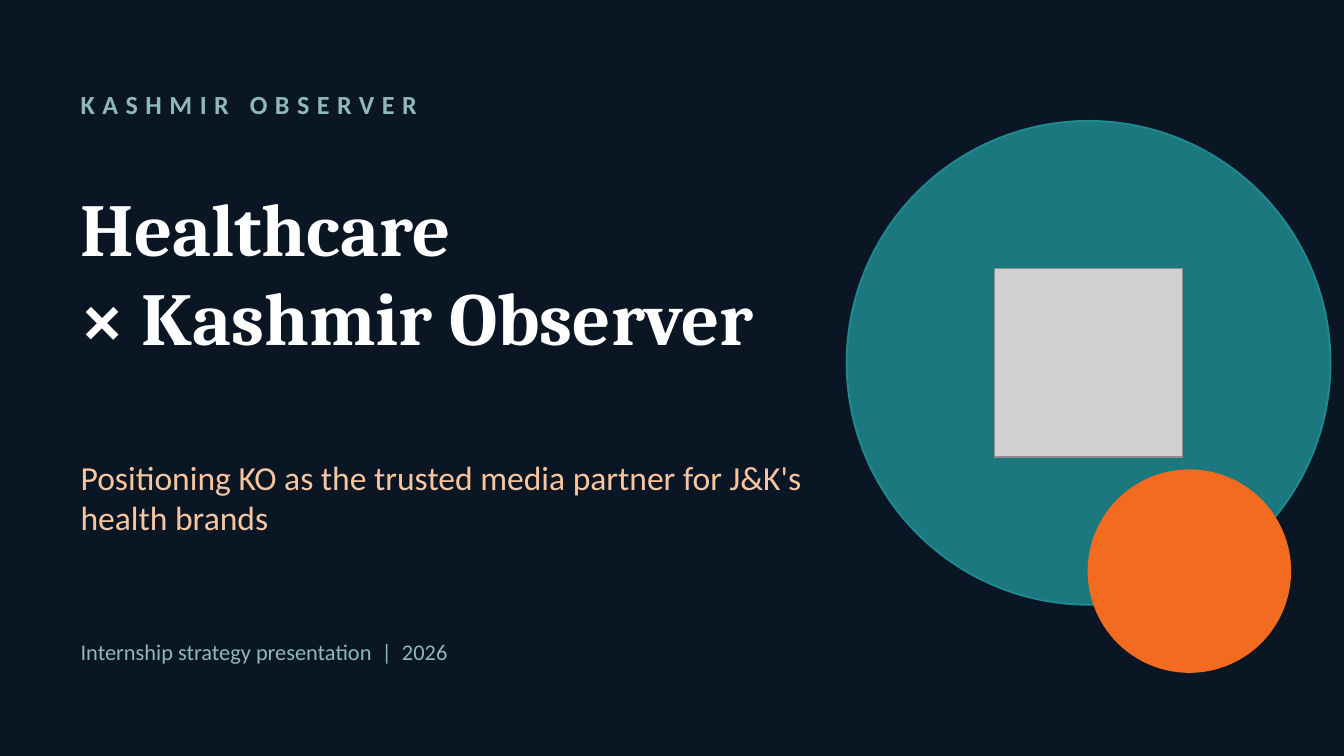
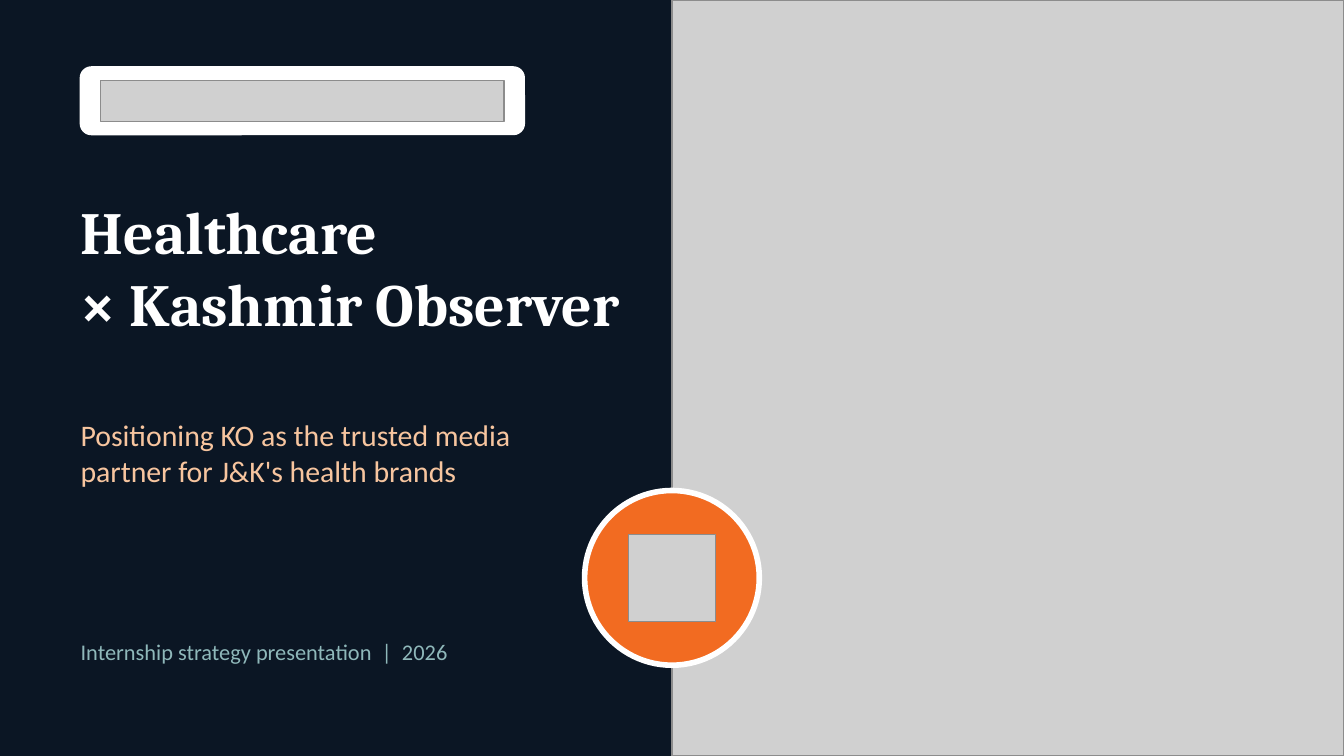
Before and after one commit to AspirantinfoBusiness/j, a slide deck: slide 1 of KO_Healthcare_Pitch_Deck.pptx. Drawn at 1344x756 pixels with LibreOffice and Linux fonts; fonts in the diff are those of the drawing; grey boxes stand for pictures. Boxes give left, top, right and bottom in pixels: in the first picture for what was removed or moved away, otherwise in the second. Text is boxed around its words. In the diff, an @@ line names an element or a change of style, - is before the commit and + after.

```diff
--- a/KO_Healthcare_Pitch_Deck.pptx
+++ b/KO_Healthcare_Pitch_Deck.pptx
@@ picture added at bbox=[672, 0, 1344, 755] @@
@@ rounded rectangle added at bbox=[81, 67, 524, 134], fill #FFFFFF, outline #FFFFFF 1 pt @@
@@ picture added at bbox=[101, 81, 504, 122] @@
@@ text removed at bbox=[81, 97, 417, 114] @@
-KASHMIR OBSERVER
@@ ellipse removed at bbox=[847, 121, 1331, 605] @@
@@ text "Healthcare": place and size @@
-text "Healthcare" at bbox=[81, 204, 754, 346]
+text "Healthcare" at bbox=[81, 212, 620, 327]
@@ text "Healthcare" at bbox=[81, 212, 620, 327]: size 40 to 32 pt @@
@@ text "Positioning KO as the trusted ...": place and size @@
-text "Positioning KO as the trusted ..." at bbox=[81, 466, 802, 531]
+text "Positioning KO as the trusted ..." at bbox=[81, 425, 510, 487]
@@ text "Positioning KO as the trusted ..." at bbox=[81, 425, 510, 487]: size 18 to 16 pt @@
@@ ellipse removed at bbox=[1089, 470, 1290, 672] @@
@@ ellipse added at bbox=[585, 491, 759, 665], fill #F26B21, outline #FFFFFF 3 pt @@
@@ picture: place and size @@
-picture at bbox=[995, 269, 1183, 457]
+picture at bbox=[628, 535, 715, 622]
```
Also in this commit, not shown: 5 other slides changed, 1 other file.
